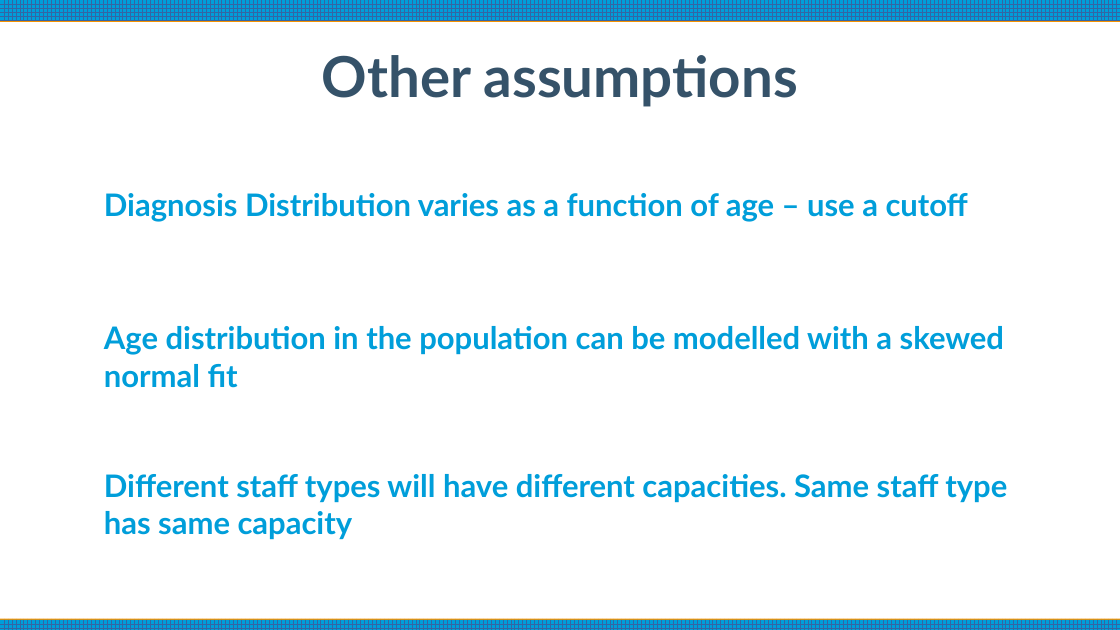
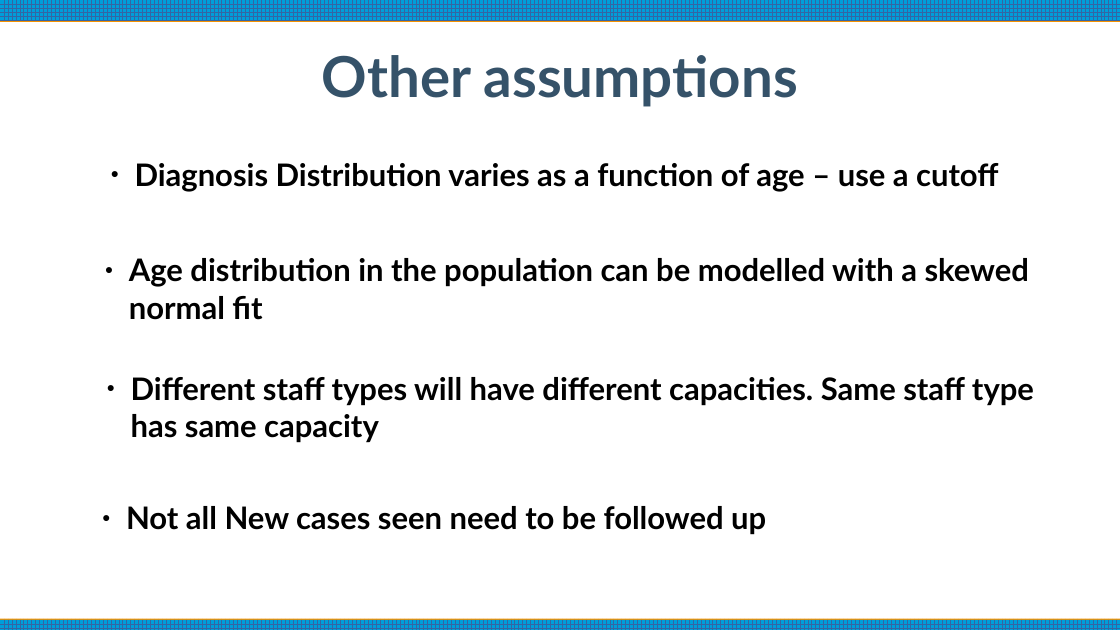
Before and after one commit to SpaceElmo/Community-Paeds-Service-modelling, a slide deck: slide 4 of Presentation.odp. Drawn at 1120x630 pixels with LibreOffice and Linux fonts; fonts in the diff are those of the drawing. Boxes give left, top, right and bottom in pixels: in the first picture for what was removed or moved away, otherwise in the second. Text is boxed around its words. In the diff, an @@ line names an element or a change of style, - is before the commit and + after.

```diff
--- a/Presentation.odp
+++ b/Presentation.odp
@@ text "Diagnosis Distribution varies as a ...": place and size @@
-text "Diagnosis Distribution varies as a ..." at <box>104,193,968,222</box>
+text "Diagnosis Distribution varies as a ..." at <box>135,163,998,192</box>
@@ text "Age distribution in the population ...": place and size @@
-text "Age distribution in the population ..." at <box>104,326,1004,388</box>
+text "Age distribution in the population ..." at <box>129,258,1029,320</box>
@@ text colour #009EDA to #000000; bullet none to ● in 3 elements at <box>135,163,998,192</box>, <box>129,258,1029,320</box>, <box>131,377,1034,443</box> @@
@@ text "Different staff types will have ...": place and size @@
-text "Different staff types will have ..." at <box>104,474,1007,540</box>
+text "Different staff types will have ..." at <box>131,377,1034,443</box>
@@ text added at <box>126,506,766,535</box>, 22 pt, text #000000, bold @@
+● Not all New cases seen need to be followed up
```
Also in this commit, not shown: 5 other slides changed, 2 slides added, 1 slide removed, 3 other files.
